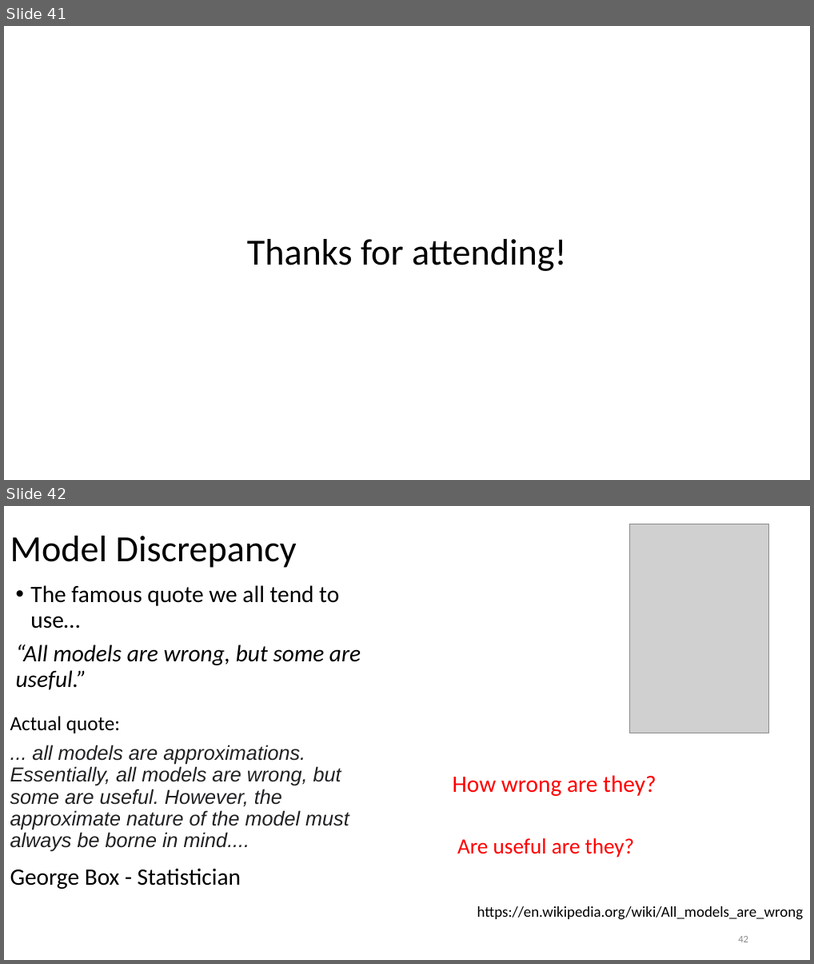
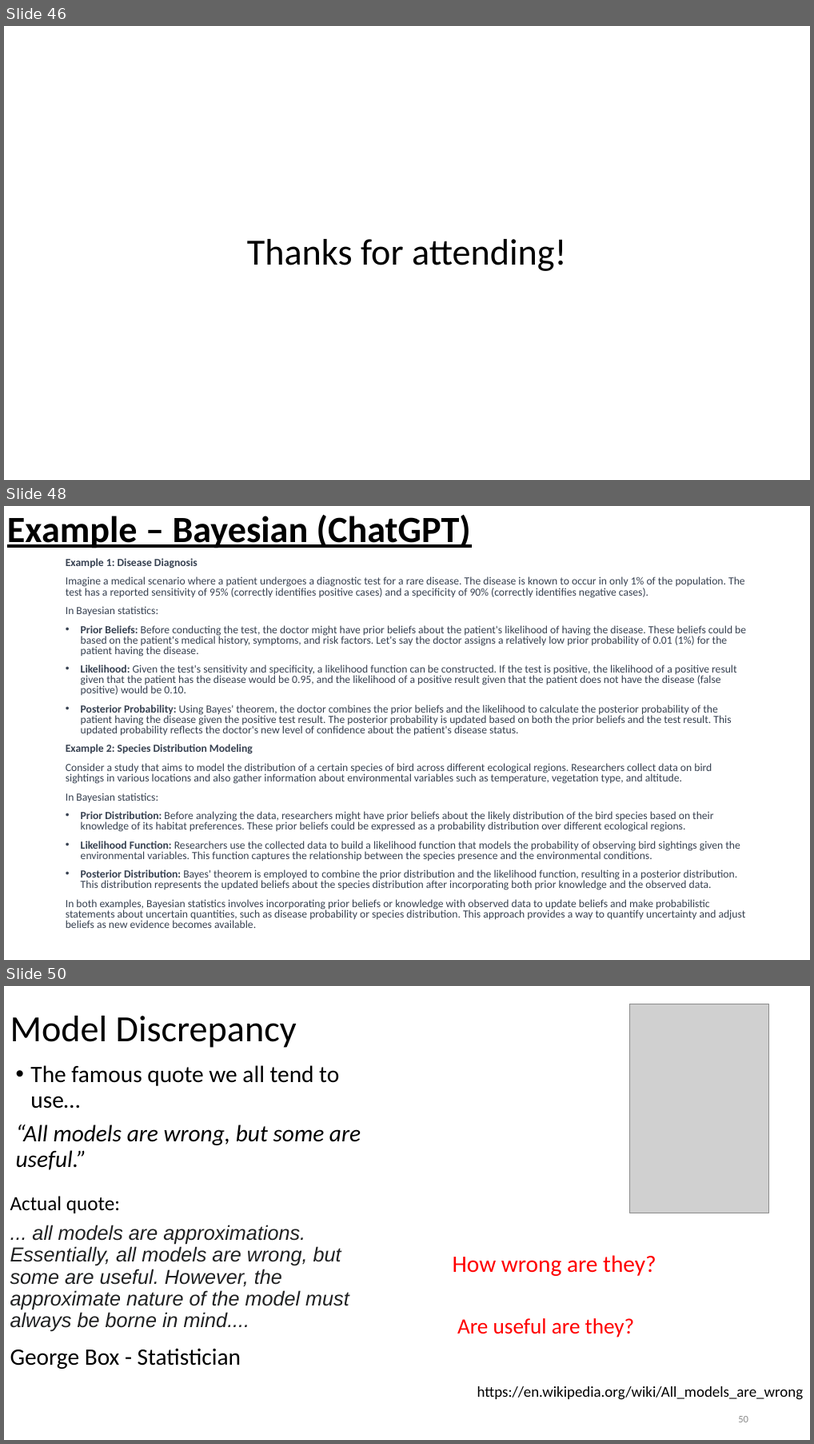
Before and after one commit to mjcolebank/UCI_CIRC_Code, a slide deck: InverseProblems_MATLAB_8_16_23/Slides_InverseProblems.pptx. Shown one above the other, each under a label of ours: slides 41 and 42 before the commit, slides 46, 48 and 50 after it; the slides between them are not shown. The pictures are 814x964 and 814x1444 pixels, drawn with LibreOffice and Linux fonts; fonts in the diff are those of the drawing; grey boxes stand for pictures. Boxes give left, top, right and bottom in pixels: in the first picture for what was removed or moved away, otherwise in the second. Text is boxed around its words. In the diff, an @@ line names an element or a change of style, - is before the commit and + after.

Commit message:
Updated slides and code
Slides now include summaries from chatGPT. MCMC algorithms account for error variance as a hyperparameter.

```diff
--- a/InverseProblems_MATLAB_8_16_23/Slides_InverseProblems.pptx
+++ b/InverseProblems_MATLAB_8_16_23/Slides_InverseProblems.pptx
@@ slide 48 added at <box>4,506,810,960</box>, background #FFFFFF @@
@@ text added at <box>7,515,471,548</box>, 44 pt, text #000000, bold, underline @@
+Example – Bayesian (ChatGPT)
@@ text added at <box>66,558,746,928</box>, 12.9 pt, text #374151 @@
+Example 1: Disease Diagnosis
+Imagine a medical scenario where a patient undergoes a diagnostic test for a rare disease. The disease is known to occur in only 1% of the population. The test has a reported sensitivity of 95% (correctly identifies positive cases) and a specificity of 90% (correctly identifies negative cases).
+In Bayesian statistics:
+• Prior Beliefs: Before conducting the test, the doctor might have prior beliefs about the patient's likelihood of having the disease. These beliefs could be based on the patient's medical history, symptoms, and risk factors. Let's say the doctor assigns a relatively low prior probability of 0.01 (1%) for the patient having the disease.
+• Likelihood: Given the test's sensitivity and specificity, a likelihood function can be constructed. If the test is positive, the likelihood of a positive result given that the patient has the disease would be 0.95, and the likelihood of a positive result given that the patient does not have the disease (false positive) would be 0.10.
+• Posterior Probability: Using Bayes' theorem, the doctor combines the prior beliefs and the likelihood to calculate the posterior probability of the patient having the disease given the positive test result. The posterior probability is updated based on both the prior beliefs and the test result. This updated probability reflects the doctor's new level of confidence about the patient's disease status.
+Example 2: Species Distribution Modeling
+Consider a study that aims to model the distribution of a certain species of bird across different ecological regions. Researchers collect data on bird sightings in various locations and also gather information about environmental variables such as temperature, vegetation type, and altitude.
+In Bayesian statistics:
+• Prior Distribution: Before analyzing the data, researchers might have prior beliefs about the likely distribution of the bird species based on their knowledge of its habitat preferences. These prior beliefs could be expressed as a probability distribution over different ecological regions.
+• Likelihood Function: Researchers use the collected data to build a likelihood function that models the probability of observing bird sightings given the environmental variables. This function captures the relationship between the species presence and the environmental conditions.
+• Posterior Distribution: Bayes' theorem is employed to combine the prior distribution and the likelihood function, resulting in a posterior distribution. This distribution represents the updated beliefs about the species distribution after incorporating both prior knowledge and the observed data.
+In both examples, Bayesian statistics involves incorporating prior beliefs or knowledge with observed data to update beliefs and make probabilistic statements about uncertain quantities, such as disease probability or species distribution. This approach provides a way to quantify uncertainty and adjust beliefs as new evidence becomes available.
@@ what was slide 41 is now slide 46 @@
@@ what was slide 42 is now slide 50 @@
@@ page number at <box>738,1416,749,1422</box>: text changed @@
-42
+50
```
Also in this commit, not shown: 8 slides changed, 7 other slides added, 5 other files.
